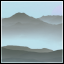
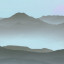
Layer changes from the first 64 x 64 image to the second:
removed layer "overlay" (was overlay, 50%) over [1, 1, 63, 63]
removed layer "border" over [0, 0, 64, 64]
